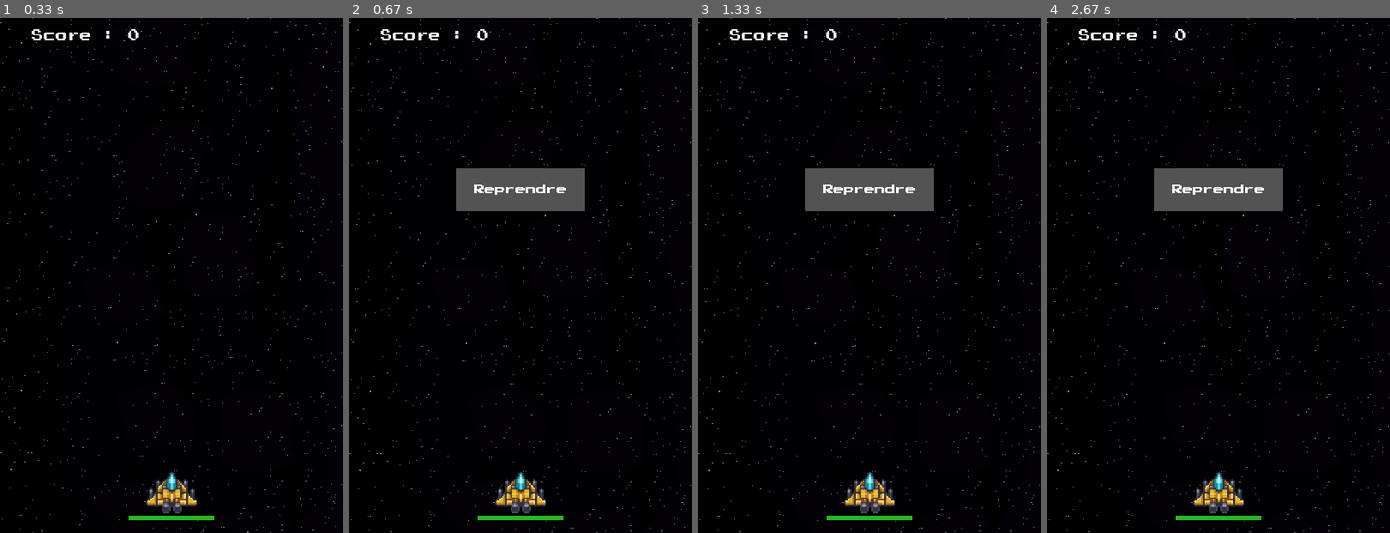
Above: before the commit, frames 1-4 (left to right).
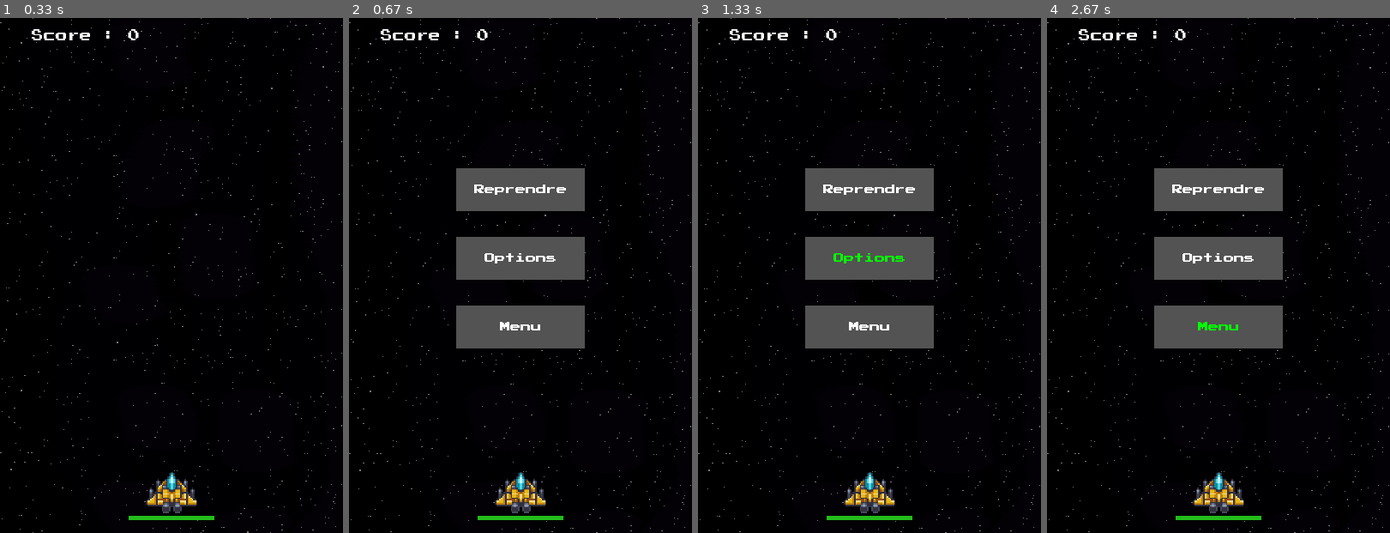
Above: after the commit, the same moments.

Repository: Fabien-crypto/SpaceShooter
Game: pygame game, started from main.py
Same seed, same stepped clock (60 frames per second), same inputs: the game is played once before the commit and once after it.
Inputs (mouse positions are in pixels of both pictures, inside the frame that each line leads up to):
- Up to frame 1 (0.33 s): no input
- Up to frame 2 (0.67 s): tap Esc at 0.33 s
- Up to frame 3 (1.33 s): click (869, 306) at 0.72 s; click (869, 260) at 1.05 s, where only the run after the commit has a clickable "Options"
- Up to frame 4 (2.67 s): click (1341, 455) at 1.55 s; click (1221, 327) at 2.38 s

Frame 1 is identical in both runs. In frame 2, 6.2% of the frame differs, in the area x 31-69%, y 42-65%; in frame 3, 6.2%; in frame 4, 6.2%.

Commit message:
simplification boutons

Diff:
--- a/main.py
+++ b/main.py
@@ -39,8 +39,13 @@
         mixer.music.pause()
         OPTIONS_MOUSE_POS = pygame.mouse.get_pos()
         PLAY_BUTTON = Button(image=image1, pos=(200, 200), text_input="Reprendre", font=get_font(12), base_color="White", hovering_color="Green")
-        PLAY_BUTTON.changeColor(OPTIONS_MOUSE_POS)
-        PLAY_BUTTON.update(screen)
+        OPTIONS_BUTTON = Button(image=image1, pos=(200, 280), text_input="Options", font=get_font(12), base_color="White", hovering_color="Green")
+        QUIT_BUTTON = Button(image=image1, pos=(200, 360), text_input="Menu", font=get_font(12), base_color="White", hovering_color="Green")
+
+        for button in [PLAY_BUTTON, OPTIONS_BUTTON, QUIT_BUTTON]:
+            button.changeColor(OPTIONS_MOUSE_POS)
+            button.update(screen)
+
         pygame.display.update()
         for event in pygame.event.get():
             if event.type == pygame.QUIT:
@@ -53,6 +58,10 @@
                 if PLAY_BUTTON.checkForInput(OPTIONS_MOUSE_POS):
                     mixer.music.unpause()
                     return 0
+                if OPTIONS_BUTTON.checkForInput(OPTIONS_MOUSE_POS):
+                    print("test")
+                if QUIT_BUTTON.checkForInput(OPTIONS_MOUSE_POS):
+                    print("test")
 
 
 #Chargement de notre jeu#
--- a/menu.py
+++ b/menu.py
@@ -66,26 +66,25 @@
         SCREEN.blit(OPTIONS_TEXT, OPTIONS_RECT)
         SCREEN.blit(OPTIONS_TEXT1, OPTIONS_RECT1)
         SCREEN.blit(OPTIONS_TEXT2, OPTIONS_RECT2)
+
         OPTIONS_BACK = Button(image=None, pos=(200, 460),
                             text_input="BACK", font=get_font(12), base_color="white", hovering_color="Green")
-        OPTIONS_BACK.changeColor(OPTIONS_MOUSE_POS)
-        OPTIONS_BACK.update(SCREEN)
         OPTIONS_PLUS = Button(image=None, pos=(380, 185),
                             text_input="+",font=get_font(12), base_color="white", hovering_color="Green")
-        OPTIONS_PLUS.changeColor(OPTIONS_MOUSE_POS)
-        OPTIONS_PLUS.update(SCREEN)
         OPTIONS_MOINS = Button(image=None, pos=(380, 235),
                             text_input="-",font=get_font(12), base_color="white", hovering_color="Green")
-        OPTIONS_MOINS.changeColor(OPTIONS_MOUSE_POS)
-        OPTIONS_MOINS.update(SCREEN)
         OPTIONS_PLUS2 = Button(image=None, pos=(380, 330),
                         text_input="+",font=get_font(12), base_color="white", hovering_color="Green")
-        OPTIONS_PLUS2.changeColor(OPTIONS_MOUSE_POS)
-        OPTIONS_PLUS2.update(SCREEN)
         OPTIONS_MOINS2 = Button(image=None, pos=(380, 380),
                         text_input="-",font=get_font(12), base_color="white", hovering_color="Green")
-        OPTIONS_MOINS2.changeColor(OPTIONS_MOUSE_POS)
-        OPTIONS_MOINS2.update(SCREEN)
+
+
+        buttonlist = [OPTIONS_MOINS,OPTIONS_MOINS2,OPTIONS_PLUS,OPTIONS_PLUS2,OPTIONS_BACK]
+
+        for button in buttonlist:
+            button.changeColor(OPTIONS_MOUSE_POS)
+            button.update(SCREEN)
+
         pygame.draw.rect(SCREEN, (127, 127, 127), pygame.Rect(45, 200, position, 10))
         pygame.draw.rect(SCREEN, (127, 127, 127), pygame.Rect(45, 350, position2, 10))
 
